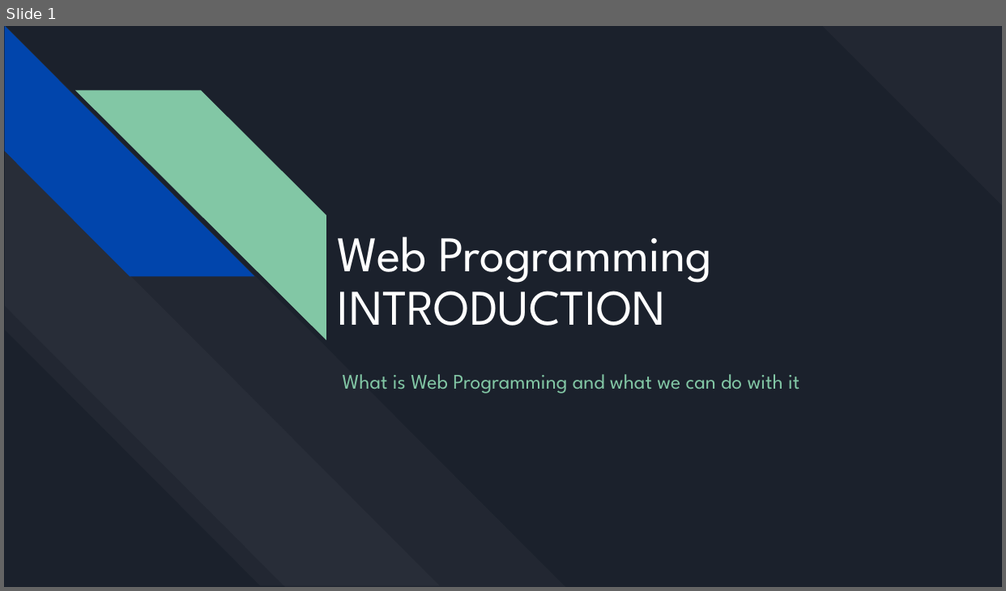
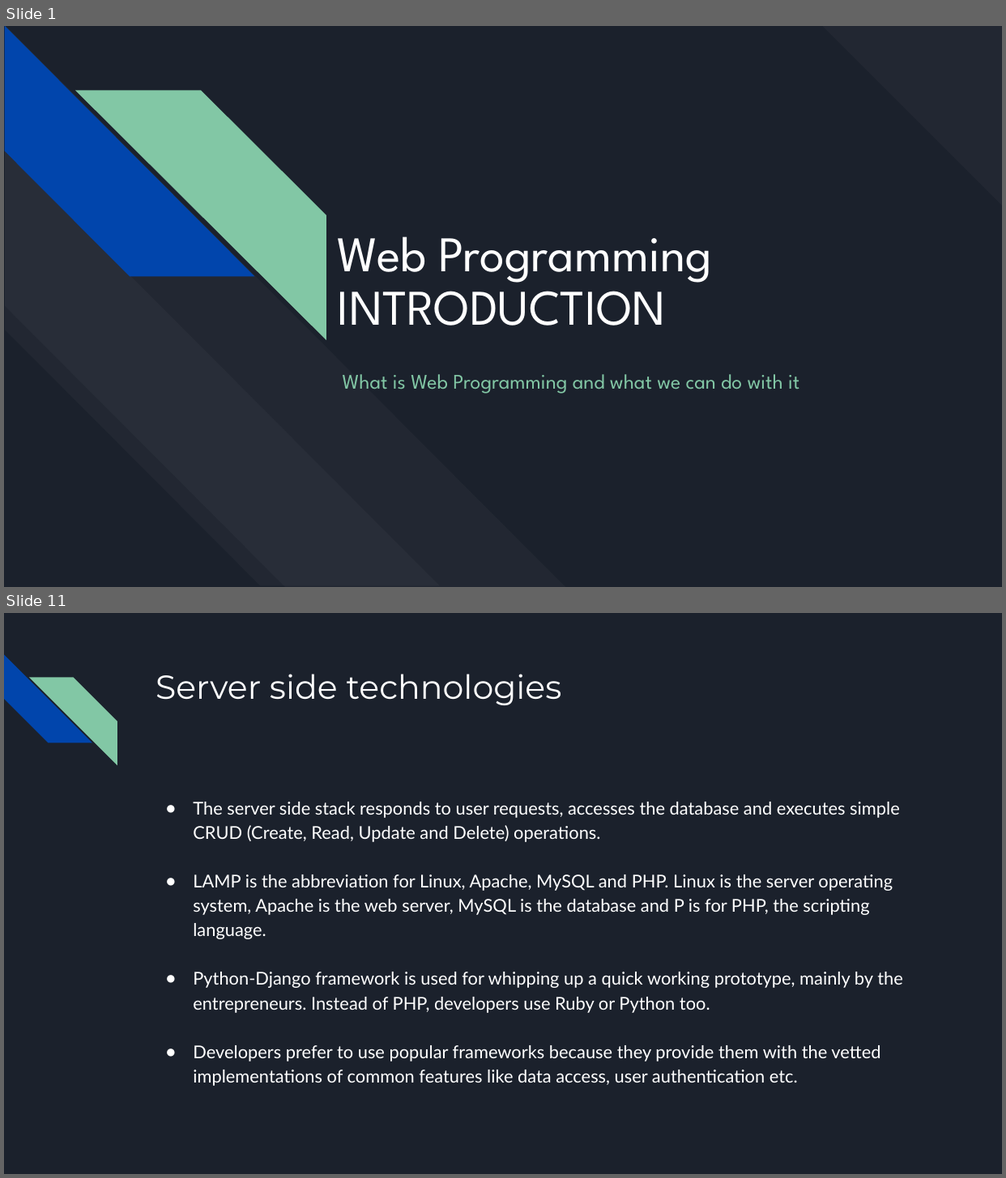
Before and after one commit to bulhard/Web-Programming, a slide deck: 00 Presentations/01 Introduction.pptx. Shown one above the other, each under a label of ours: slide 1 before the commit, slides 1 and 11 after it; the slides between them are not shown. The pictures are 1006x591 and 1006x1178 pixels, drawn with LibreOffice and Linux fonts; fonts in the diff are those of the drawing. Boxes give left, top, right and bottom in pixels: in the first picture for what was removed or moved away, otherwise in the second. Text is boxed around its words. In the diff, an @@ line names an element or a change of style, - is before the commit and + after.

```diff
--- a/00 Presentations/01 Introduction.pptx
+++ b/00 Presentations/01 Introduction.pptx
@@ slide 11 added at [4, 613, 1002, 1174], background #1B212C @@
@@ diag stripe added at [4, 655, 92, 743], fill #0145AC @@
@@ diag stripe added at [28, 677, 117, 766], fill #82C7A5 @@
@@ title added at [155, 674, 562, 705], 32 pt, text #FFFFFF @@
+Server side technologies
@@ text added at [193, 802, 903, 1086], 17 pt, text #FFFFFF @@
+● The server side stack responds to user requests, accesses the database and executes simple CRUD (Create, Read, Update and Delete) operations.
+● LAMP is the abbreviation for Linux, Apache, MySQL and PHP. Linux is the server operating system, Apache is the web server, MySQL is the database and P is for PHP, the scripting language.
+● Python-Django framework is used for whipping up a quick working prototype, mainly by the entrepreneurs. Instead of PHP, developers use Ruby or Python too.
+● Developers prefer to use popular frameworks because they provide them with the vetted implementations of common features like data access, user authentication etc.
```
Also in this commit, not shown: 1 slide changed, 30 other slides added.
